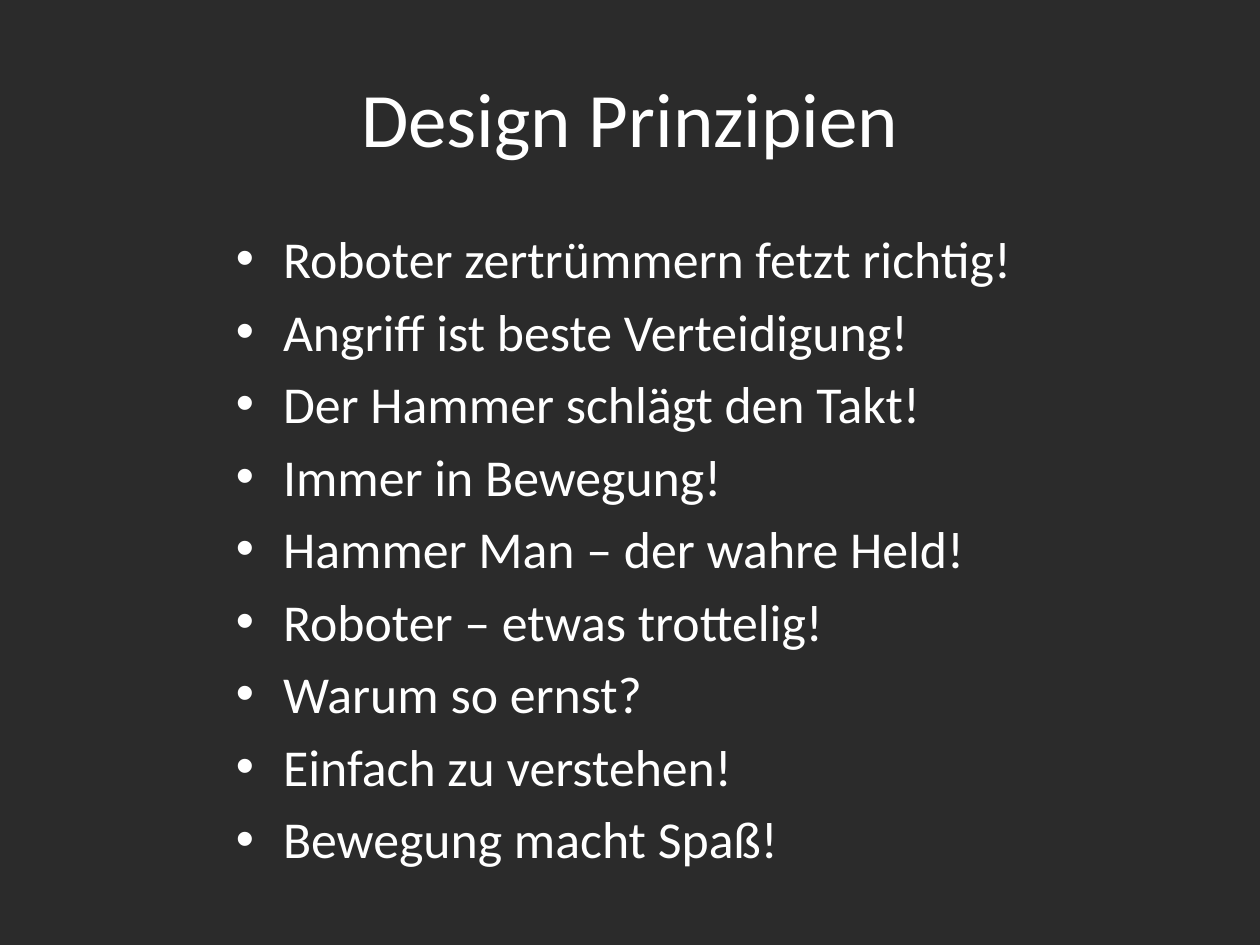
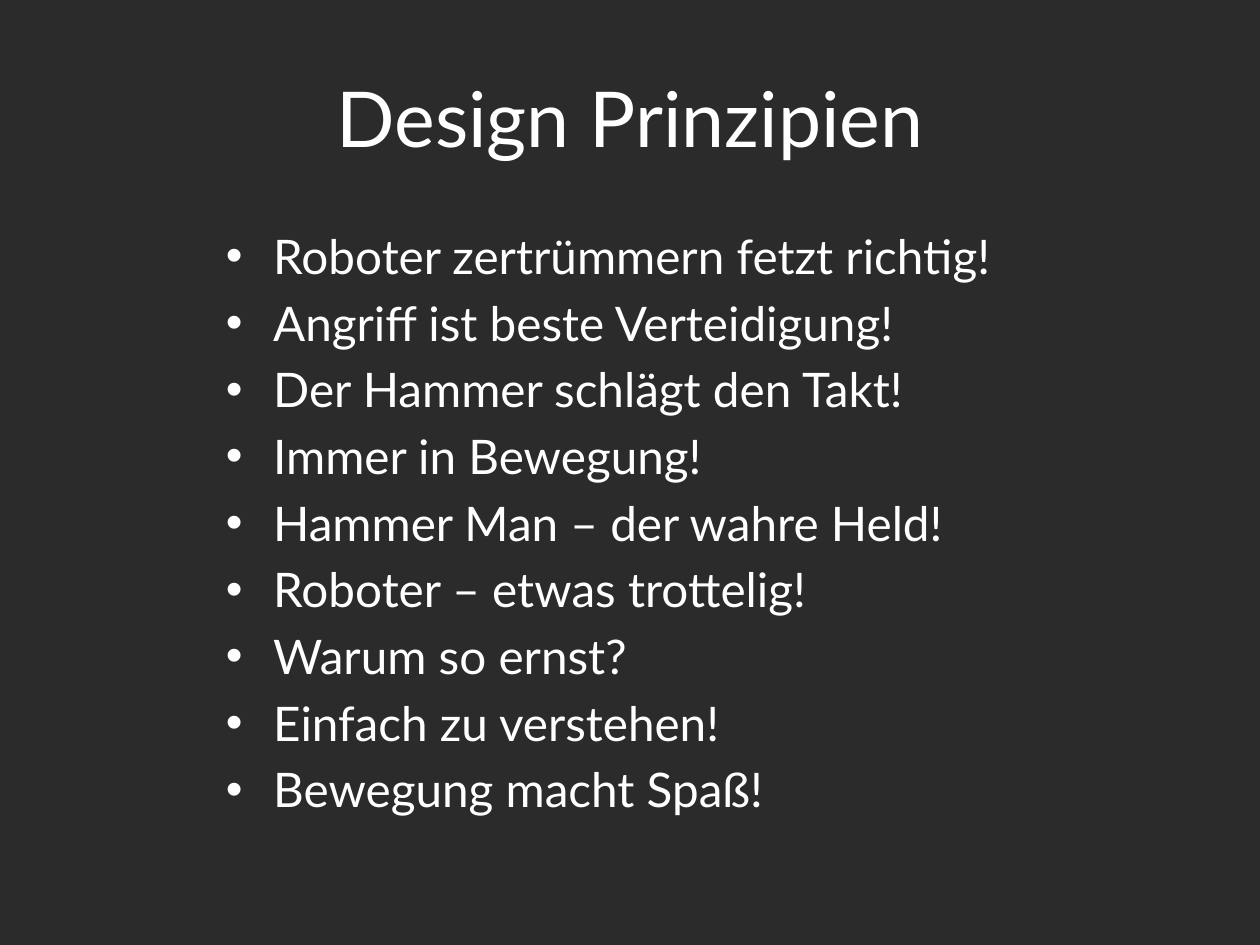
Before and after one commit to Assertores/HammerMan, a slide deck: slide 10 of Documentation/Hammer Man.pptx. Drawn at 1260x945 pixels with LibreOffice and Linux fonts; fonts in the diff are those of the drawing; background and template pictures are left out; a plain dark background stands for a picture behind light text. Boxes give left, top, right and bottom in pixels: in the first picture for what was removed or moved away, otherwise in the second. Text is boxed around its words. In the diff, an @@ line names an element or a change of style, - is before the commit and + after.

Commit message:
Changed Fonts in PPP

```diff
--- a/Documentation/Hammer Man.pptx
+++ b/Documentation/Hammer Man.pptx
@@ title "Design Prinzipien" at (x1=336, y1=91, x2=923, y2=160): font Calibri to Lato @@
@@ text "Roboter zertrümmern fetzt richtig!" moved from (x1=283, y1=242, x2=1011, y2=867) to (x1=273, y1=239, x2=990, y2=816) @@
@@ text "Roboter zertrümmern fetzt richtig!" at (x1=273, y1=239, x2=990, y2=816): size 29.6 to 27.2 pt, font Calibri to Lato @@
```
Also in this commit, not shown: 11 other slides changed.
